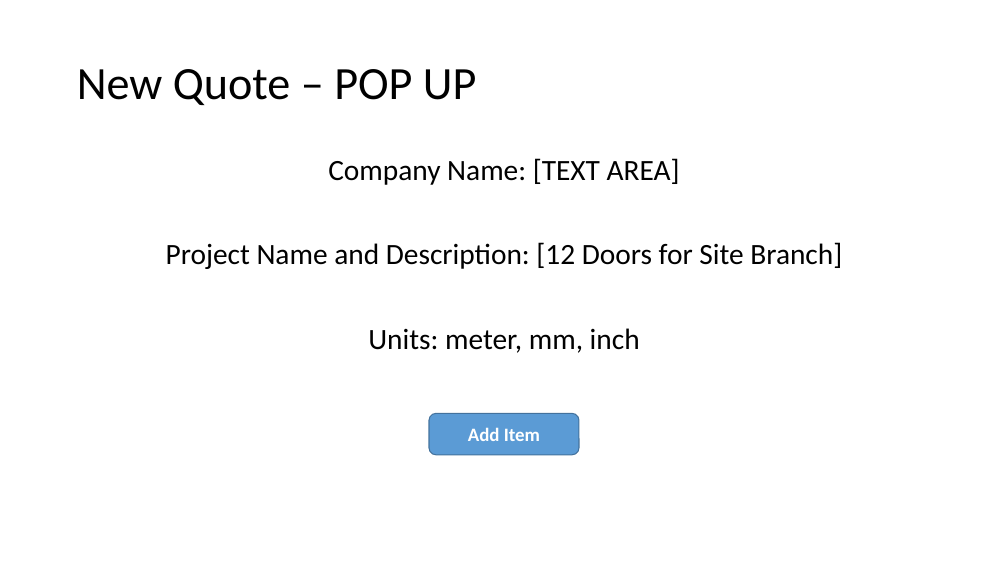
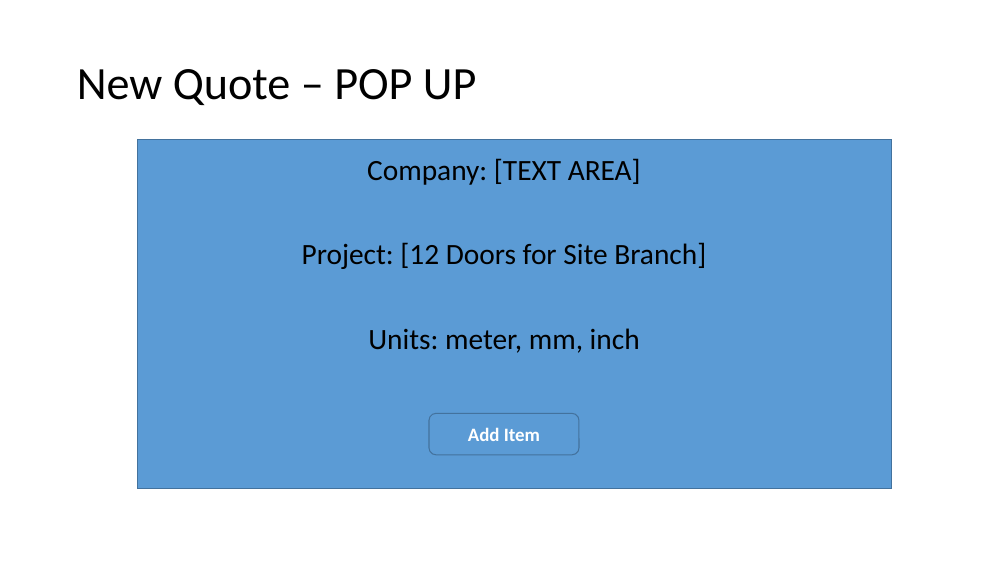
Before and after one commit to mohammed52/quotation-automator, a slide deck: slide 4 of app-pallet-rack-costing.pptx. Drawn at 1008x567 pixels with LibreOffice and Linux fonts; fonts in the diff are those of the drawing. Boxes give left, top, right and bottom in pixels: in the first picture for what was removed or moved away, otherwise in the second. Text is boxed around its words. In the diff, an @@ line names an element or a change of style, - is before the commit and + after.

```diff
--- a/app-pallet-rack-costing.pptx
+++ b/app-pallet-rack-costing.pptx
@@ rectangle added at [138,140,892,488], fill #5B9BD5, outline #43739E 1 pt @@
@@ text at [302,158,706,269]: text changed @@
-Company Name: [TEXT AREA]
-Project Name and Description: [12 Doors for Site Branch]
+Company: [TEXT AREA]
+Project: [12 Doors for Site Branch]
```
Also in this commit, not shown: 1 other slide changed, 4 other files.
